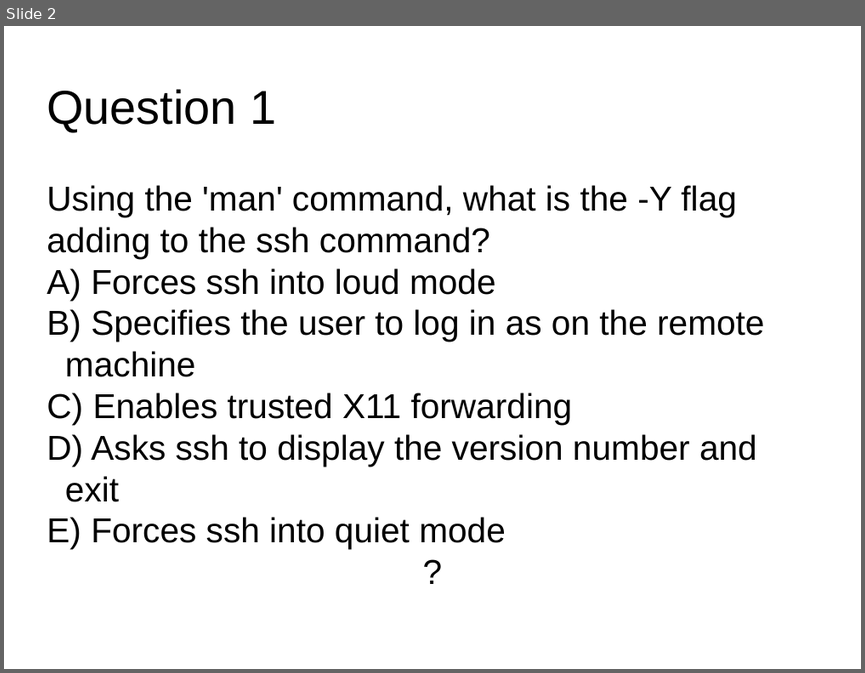
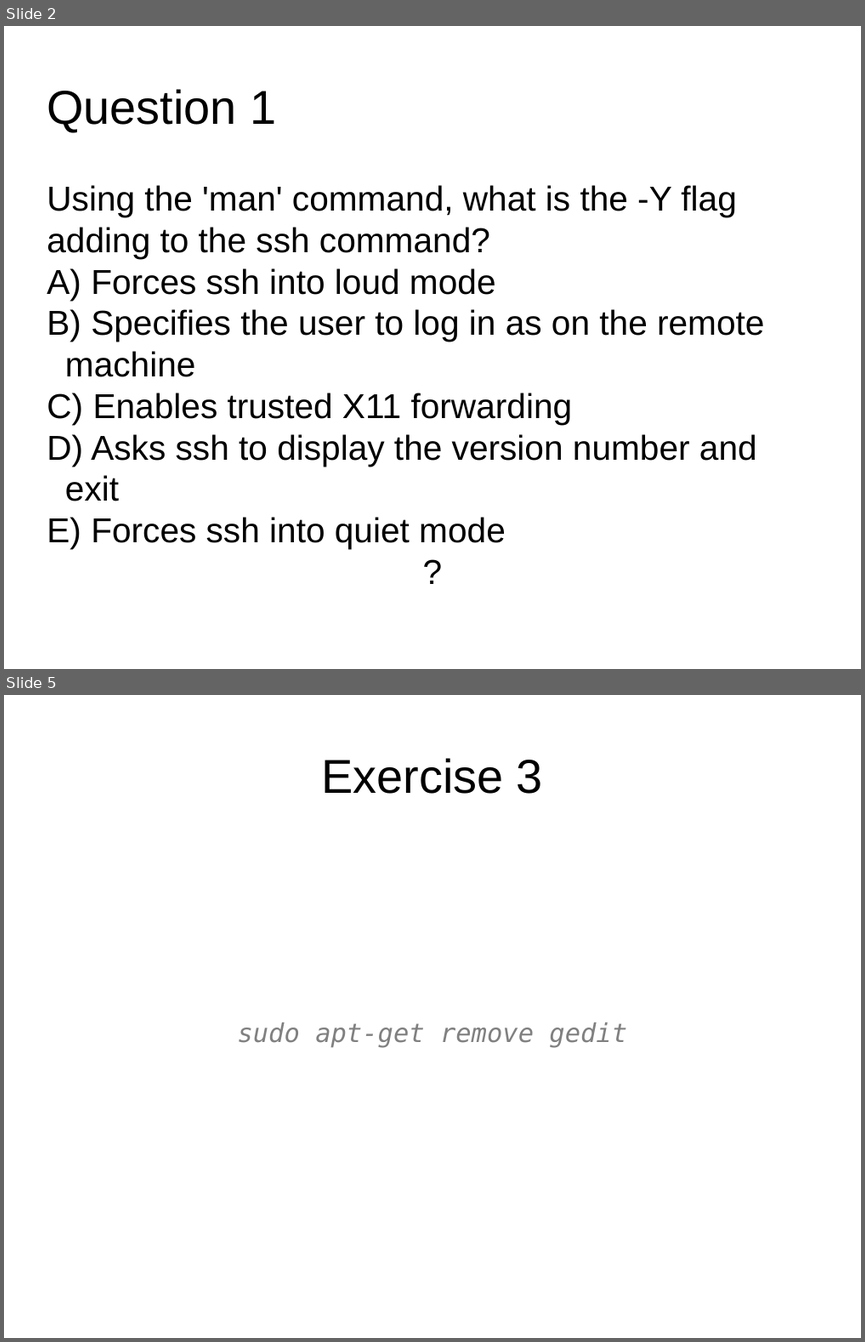
Before and after one commit to resbaz/nectar-cloud-lessons, a slide deck: Lessons/Lesson_V/Lesson_V_Questions.pptx. Shown one above the other, each under a label of ours: slide 2 before the commit, slides 2 and 5 after it; the slides between them are not shown. The pictures are 865x673 and 865x1342 pixels, drawn with LibreOffice and Linux fonts; fonts in the diff are those of the drawing. Boxes give left, top, right and bottom in pixels: in the first picture for what was removed or moved away, otherwise in the second. Text is boxed around its words. In the diff, an @@ line names an element or a change of style, - is before the commit and + after.

```diff
--- a/Lessons/Lesson_V/Lesson_V_Questions.pptx
+++ b/Lessons/Lesson_V/Lesson_V_Questions.pptx
@@ slide 5 added at [4, 695, 861, 1338], background #FFFFFF @@
@@ text added at [321, 758, 543, 794], 44 pt, text #000000 @@
+Exercise 3
@@ text added at [238, 1022, 627, 1047], 24 pt, text #808080, italic @@
+sudo apt-get remove gedit
```
Also in this commit, not shown: 2 other slides added, 2 other files.
